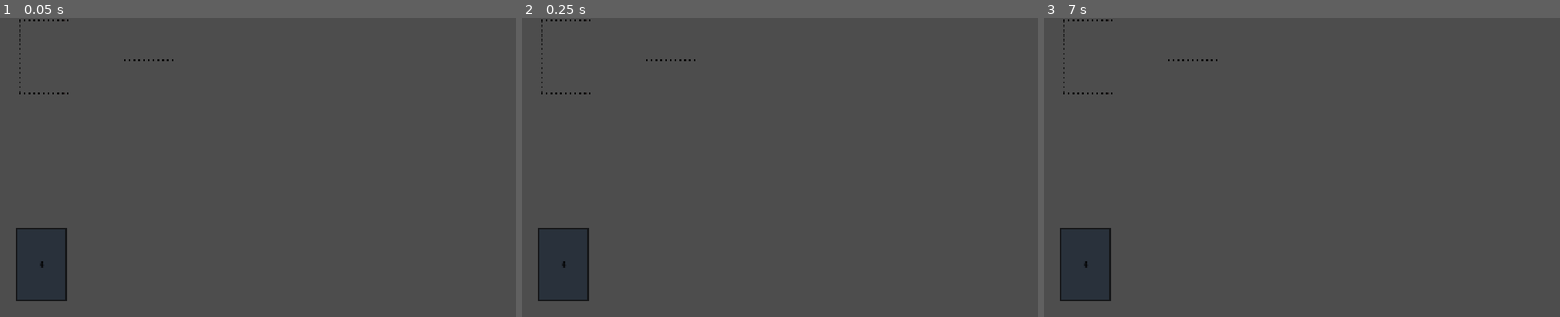
Above: before the commit, frames 1-3 (left to right).
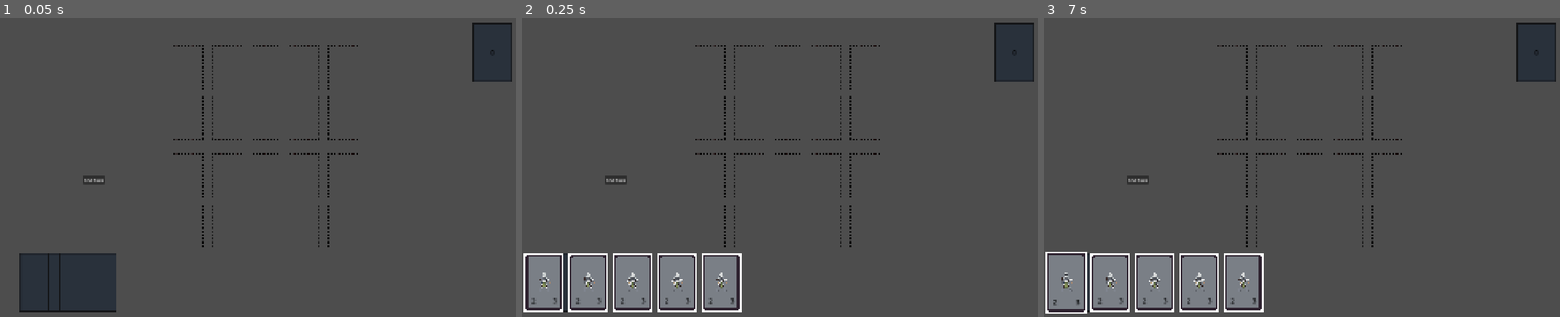
Above: after the commit, the same moments.

Repository: TNHydra01/Card-It-Up
Game: Godot game, scene res://Scenes/main.tscn
Same seed, same stepped clock (60 frames per second), same inputs: the game is played once before the commit and once after it.
Inputs (mouse positions are in pixels of both pictures, inside the frame that each line leads up to):
- Up to frame 1 (0.05 s): no input
- Up to frame 2 (0.25 s): no input
- Up to frame 3 (7 s): click (1136, 179) at 0.5 s, where only the run after the commit has a clickable "End Turn"; click (1136, 179) at 1.25 s, where only the run after the commit has a clickable "End Turn"; click (1136, 179) at 2 s, where only the run after the commit has a clickable "End Turn"; tap Enter at 2.75, 4.25, 5.75 s; move the mouse to (1281, 227) at 2.77 s; click (1281, 227) at 2.92 s; tap Space at 3.5, 5, 6.5 s; drag from (1467, 212) to (1090, 56) at 3.52 s; move the mouse to (1152, 122) at 4.27 s; click (1152, 122) at 4.42 s; drag from (1338, 167) to (1193, 95) at 5.02 s; move the mouse to (1229, 92) at 5.77 s; click (1229, 92) at 5.92 s; drag from (1425, 152) to (1085, 263) at 6.52 s

The runs differ from the first frame. In frame 1, 5.8% of the frame differs, in the area x 3-100%, y 0-99%; in frame 2, 11%; in frame 3, 11%, in the area x 0-100%, y 0-99%.

Commit message:
initial commit
reorganized the field, added the opponent card slots, magic card slots, monster card slots, and starting hand

Diff:
--- a/Scenes/card.tscn
+++ b/Scenes/card.tscn
@@ -165,7 +165,8 @@
 }
 
 [node name="Card" type="Node2D" unique_id=1248595082]
-position = Vector2(150, 890)
+position = Vector2(140, 955)
+scale = Vector2(0.8, 0.8)
 script = ExtResource("1_wf8id")
 
 [node name="CardImageBack" type="Sprite2D" parent="." unique_id=1351114281]
--- a/Scenes/card_slot.tscn
+++ b/Scenes/cardslot.tscn
@@ -1,6 +1,6 @@
 [gd_scene format=3 uid="uid://cff1f5k3vh4js"]
 
-[ext_resource type="Script" uid="uid://c0ph68df2l4ih" path="res://Scripts/card_slot.gd" id="1_dd0t8"]
+[ext_resource type="Script" uid="uid://c0ph68df2l4ih" path="res://Scripts/monster_cardslot.gd" id="1_dd0t8"]
 [ext_resource type="Texture2D" uid="uid://7eojvpawl104" path="res://Assets/CardSlot.png" id="2_nfi2q"]
 
 [sub_resource type="RectangleShape2D" id="RectangleShape2D_cwbch"]
--- /dev/null
+++ b/Scenes/enemy_cardslot.tscn
@@ -0,0 +1,12 @@
+[gd_scene format=3 uid="uid://ck5sm8pk1xjhx"]
+
+[ext_resource type="Script" uid="uid://c0ph68df2l4ih" path="res://Scripts/monster_cardslot.gd" id="1_3wu73"]
+[ext_resource type="Texture2D" uid="uid://7eojvpawl104" path="res://Assets/CardSlot.png" id="2_aducj"]
+
+[node name="CardSlot" type="Node2D" unique_id=24172092]
+script = ExtResource("1_3wu73")
+
+[node name="CardSlotImage" type="Sprite2D" parent="." unique_id=1460092922]
+texture_filter = 1
+position = Vector2(1.1920929e-07, -2.3841858e-07)
+texture = ExtResource("2_aducj")
--- a/Scenes/main.tscn
+++ b/Scenes/main.tscn
@@ -2,7 +2,9 @@
 
 [ext_resource type="Script" uid="uid://d1phvqegcp27v" path="res://Scripts/card_manager.gd" id="1_0xm2m"]
 [ext_resource type="Script" uid="uid://ce5aq5djay6ue" path="res://Scripts/player_hand.gd" id="3_1bvp3"]
-[ext_resource type="PackedScene" uid="uid://cff1f5k3vh4js" path="res://Scenes/card_slot.tscn" id="3_h2yge"]
+[ext_resource type="Script" uid="uid://cme7r5587nh5p" path="res://Scripts/magic_cardslot.gd" id="3_6bp64"]
+[ext_resource type="PackedScene" uid="uid://cff1f5k3vh4js" path="res://Scenes/cardslot.tscn" id="3_h2yge"]
+[ext_resource type="PackedScene" uid="uid://ck5sm8pk1xjhx" path="res://Scenes/enemy_cardslot.tscn" id="4_344ge"]
 [ext_resource type="Script" uid="uid://dasid3n62eoy0" path="res://Scripts/deck.gd" id="4_kry3j"]
 [ext_resource type="Texture2D" uid="uid://fmjcqe74viuj" path="res://Assets/Deck.png" id="5_21xkr"]
 [ext_resource type="Script" uid="uid://b3snbpx36pgos" path="res://Scripts/input_manager.gd" id="6_21xkr"]
@@ -15,17 +17,109 @@
 [node name="CardManager" type="Node2D" parent="." unique_id=1842617355]
 script = ExtResource("1_0xm2m")
 
-[node name="CardSlot" parent="." unique_id=24172092 instance=ExtResource("3_h2yge")]
-position = Vector2(159, 141)
+[node name="CardSlots" type="Node2D" parent="." unique_id=1360367491]
 
-[node name="CardSlot2" parent="." unique_id=824569768 instance=ExtResource("3_h2yge")]
-position = Vector2(538, 283)
+[node name="CardSlot" parent="CardSlots" unique_id=24172092 instance=ExtResource("3_h2yge")]
+z_index = -3
+position = Vector2(960, 750)
+scale = Vector2(0.6, 0.6)
+script = ExtResource("3_6bp64")
+
+[node name="CardSlot2" parent="CardSlots" unique_id=824569768 instance=ExtResource("3_h2yge")]
+z_index = -3
+position = Vector2(820, 750)
+scale = Vector2(0.6, 0.6)
+script = ExtResource("3_6bp64")
+
+[node name="CardSlot3" parent="CardSlots" unique_id=1031318421 instance=ExtResource("3_h2yge")]
+z_index = -3
+position = Vector2(680, 750)
+scale = Vector2(0.6, 0.6)
+script = ExtResource("3_6bp64")
+
+[node name="CardSlot4" parent="CardSlots" unique_id=1666236511 instance=ExtResource("3_h2yge")]
+z_index = -3
+position = Vector2(1100, 750)
+scale = Vector2(0.6, 0.6)
+script = ExtResource("3_6bp64")
+
+[node name="CardSlot5" parent="CardSlots" unique_id=949526039 instance=ExtResource("3_h2yge")]
+z_index = -3
+position = Vector2(1240, 750)
+scale = Vector2(0.6, 0.6)
+script = ExtResource("3_6bp64")
+
+[node name="CardSlot6" parent="CardSlots" unique_id=1986443134 instance=ExtResource("3_h2yge")]
+z_index = -3
+position = Vector2(960, 570)
+scale = Vector2(0.6, 0.6)
+
+[node name="CardSlot7" parent="CardSlots" unique_id=1027618335 instance=ExtResource("3_h2yge")]
+z_index = -3
+position = Vector2(820, 570)
+scale = Vector2(0.6, 0.6)
+
+[node name="CardSlot8" parent="CardSlots" unique_id=795876056 instance=ExtResource("3_h2yge")]
+z_index = -3
+position = Vector2(680, 570)
+scale = Vector2(0.6, 0.6)
+
+[node name="CardSlot9" parent="CardSlots" unique_id=1587318478 instance=ExtResource("3_h2yge")]
+z_index = -3
+position = Vector2(1100, 570)
+scale = Vector2(0.6, 0.6)
+
+[node name="CardSlot10" parent="CardSlots" unique_id=339352356 instance=ExtResource("3_h2yge")]
+z_index = -3
+position = Vector2(1240, 570)
+scale = Vector2(0.6, 0.6)
+
+[node name="EnemyCardSlot" parent="CardSlots" unique_id=1991395847 instance=ExtResource("4_344ge")]
+position = Vector2(960, 360)
+scale = Vector2(0.6, 0.6)
+
+[node name="EnemyCardSlot2" parent="CardSlots" unique_id=2051036019 instance=ExtResource("4_344ge")]
+position = Vector2(820, 360)
+scale = Vector2(0.6, 0.6)
+
+[node name="EnemyCardSlot3" parent="CardSlots" unique_id=1143631247 instance=ExtResource("4_344ge")]
+position = Vector2(680, 360)
+scale = Vector2(0.6, 0.6)
+
+[node name="EnemyCardSlot4" parent="CardSlots" unique_id=1203261362 instance=ExtResource("4_344ge")]
+position = Vector2(1100, 360)
+scale = Vector2(0.6, 0.6)
+
+[node name="EnemyCardSlot5" parent="CardSlots" unique_id=890981342 instance=ExtResource("4_344ge")]
+position = Vector2(1240, 360)
+scale = Vector2(0.6, 0.6)
+
+[node name="EnemyCardSlot6" parent="CardSlots" unique_id=383394044 instance=ExtResource("4_344ge")]
+position = Vector2(960, 180)
+scale = Vector2(0.6, 0.6)
+
+[node name="EnemyCardSlot7" parent="CardSlots" unique_id=1376426377 instance=ExtResource("4_344ge")]
+position = Vector2(820, 180)
+scale = Vector2(0.6, 0.6)
+
+[node name="EnemyCardSlot8" parent="CardSlots" unique_id=859158433 instance=ExtResource("4_344ge")]
+position = Vector2(680, 180)
+scale = Vector2(0.6, 0.6)
+
+[node name="EnemyCardSlot9" parent="CardSlots" unique_id=854540455 instance=ExtResource("4_344ge")]
+position = Vector2(1100, 180)
+scale = Vector2(0.6, 0.6)
+
+[node name="EnemyCardSlot10" parent="CardSlots" unique_id=625795977 instance=ExtResource("4_344ge")]
+position = Vector2(1240, 180)
+scale = Vector2(0.6, 0.6)
 
 [node name="PlayerHand" type="Node2D" parent="." unique_id=1752709561]
 script = ExtResource("3_1bvp3")
 
 [node name="Deck" type="Node2D" parent="." unique_id=1009127623]
-position = Vector2(150, 890)
+position = Vector2(140, 955)
+scale = Vector2(0.8, 0.8)
 script = ExtResource("4_kry3j")
 
 [node name="Sprite2D" type="Sprite2D" parent="Deck" unique_id=865211292]
@@ -51,3 +145,30 @@
 
 [node name="InputManager" type="Node2D" parent="." unique_id=710476070]
 script = ExtResource("6_21xkr")
+
+[node name="EndTurnButton" type="Button" parent="." unique_id=631740194]
+offset_left = 300.0
+offset_top = 570.0
+offset_right = 378.0
+offset_bottom = 601.0
+text = "End Turn"
+
+[node name="OpponentDeck" type="Node2D" parent="." unique_id=337585706]
+
+[node name="Deck" type="Node2D" parent="OpponentDeck" unique_id=297763694]
+position = Vector2(1780, 125)
+scale = Vector2(0.8, 0.8)
+
+[node name="Sprite2D" type="Sprite2D" parent="OpponentDeck/Deck" unique_id=591315607]
+z_index = -2
+texture = ExtResource("5_21xkr")
+
+[node name="RichTextLabel" type="RichTextLabel" parent="OpponentDeck/Deck" unique_id=144933395]
+modulate = Color(0, 0, 0, 1)
+z_index = -2
+offset_left = -9.0
+offset_top = -24.0
+offset_right = 31.0
+offset_bottom = 16.0
+scale = Vector2(2, 2)
+text = "0"
--- a/Scripts/card.gd
+++ b/Scripts/card.gd
@@ -6,6 +6,8 @@
 
 # -- Variables --
 var starting_position
+var card_slot_card_is_in
+var card_type
 
 # Called when the node enters the scene tree for the first time.
 func _ready() -> void:
--- a/Scripts/card_database.gd
+++ b/Scripts/card_database.gd
@@ -1,6 +1,6 @@
 # -- Constant --
-const CARDS = { # Attack, Health
-	"Knight" : [2, 3],
-	"Archer" : [1, 1],
-	"FlameDemon" : [5, 7]
+const CARDS = { # Attack, Health, Card type
+	"Knight" : [2, 3, "Monster"],
+	"Archer" : [1, 1, "Monster"],
+	"FlameDemon" : [5, 7, "Monster"]
 }
--- a/Scripts/card_manager.gd
+++ b/Scripts/card_manager.gd
@@ -5,13 +5,16 @@
 const COLLISION_MASK_CARD = 1
 const COLLISION_MASK_CARD_SLOT = 2
 const DEFAULT_CARD_MOVE_SPEED = 0.1
-
+const DEFAULT_CARD_SCALE = 0.8
+const CARD_BIGGER_SCALE = 0.85
+const CARD_SMALLER_SCALE = 0.6
 
 # -- Variables --
 var screen_size
 var card_being_dragged
 var is_hovering_on_card
 var player_hand_reference
+var played_monster_card_this_turn = false
 
 
 # Called when the node enters the scene tree for the first time.
@@ -31,18 +34,27 @@
 
 func start_drag(card):
 	card_being_dragged = card
-	card.scale = Vector2(1, 1)
+	card.scale = Vector2(DEFAULT_CARD_SCALE, DEFAULT_CARD_SCALE)
 
 func finish_drag():
-	card_being_dragged.scale = Vector2(1.05, 1.05)
+	card_being_dragged.scale = Vector2(CARD_BIGGER_SCALE, CARD_BIGGER_SCALE)
 	var card_slot_found = raycast_check_for_card_slot()
 	if card_slot_found and not card_slot_found.card_in_slot:
-		# Card dropped in an empty card slot
-		card_being_dragged.position = card_slot_found.position
-		card_being_dragged.get_node("Area2D/CollisionShape2D").disabled = true
-		card_slot_found.card_in_slot = true
-	else:
-		player_hand_reference.add_card_to_hand(card_being_dragged, DEFAULT_CARD_MOVE_SPEED)
+		if !played_monster_card_this_turn:
+			# If the card can be placed in this slot
+			if card_being_dragged.card_type == card_slot_found.card_slot_type:
+			# Card dropped in empty card slot
+				card_being_dragged.scale = Vector2(CARD_SMALLER_SCALE, CARD_SMALLER_SCALE)
+				card_being_dragged.z_index = -1
+				is_hovering_on_card = false
+				card_being_dragged.card_slot_card_is_in = card_slot_found
+				player_hand_reference.remove_card_from_hand(card_being_dragged)
+				card_being_dragged.position = card_slot_found.position
+				card_being_dragged.get_node("Area2D/CollisionShape2D").disabled = true
+				card_slot_found.card_in_slot = true
+				card_being_dragged = null
+				return
+	player_hand_reference.add_card_to_hand(card_being_dragged, DEFAULT_CARD_MOVE_SPEED)
 	card_being_dragged = null
 
 
@@ -64,7 +76,9 @@
 
 
 func on_hovered_off_card(card):
-	if !card_being_dragged:
+	# Check if card is NOT in a card slot AND NOT being dragged
+	if !card.card_slot_card_is_in && !card_being_dragged:
+		# if not dragging
 		highlight_card(card, false)
 		# Check if hovered off card straight on to another card
 		var new_card_hovered = raycast_check_for_card()
@@ -77,10 +91,10 @@
 # Gives the card hover effect
 func highlight_card(card, hovered):
 	if hovered:
-		card.scale = Vector2(1.05, 1.05)
+		card.scale = Vector2(CARD_BIGGER_SCALE, CARD_BIGGER_SCALE)
 		card.z_index = 2
 	else:
-		card.scale = Vector2(1, 1)
+		card.scale = Vector2(DEFAULT_CARD_SCALE, DEFAULT_CARD_SCALE )
 		card.z_index = 1
 
 
--- a/Scripts/deck.gd
+++ b/Scripts/deck.gd
@@ -3,19 +3,28 @@
 # -- Constants --
 const CARD_SCENE_PATH = "res://Scenes/card.tscn"
 const CARD_DRAW_SPEED = 0.2
+const STARTING_HAND_SIZE = 5
 
 # -- Variables --
-var player_deck = ["Knight", "Archer", "FlameDemon", "Knight"]
+var player_deck = ["Knight", "Archer", "FlameDemon", "Knight", "Knight","Knight","Knight" ,"Knight"]
 var card_database_reference
+var drawn_card_this_turn = false
 
 # Called when the node enters the scene tree for the first time.
 func _ready() -> void:
 	player_deck.shuffle()
 	$RichTextLabel.text = str(player_deck.size())
 	card_database_reference = preload("res://Scripts/card_database.gd")
-
+	for i in range(STARTING_HAND_SIZE):
+		draw_card()
+		drawn_card_this_turn = false
+	drawn_card_this_turn = true
 
 func draw_card():
+	if drawn_card_this_turn:
+		return
+
+	drawn_card_this_turn = true
 	var card_drawn_name = player_deck[0]
 	player_deck.erase(card_drawn_name)
 
@@ -31,6 +40,7 @@
 	new_card.get_node("CardImage").texture = load(card_image_path)
 	new_card.get_node("Attack").text = str(card_database_reference.CARDS[card_drawn_name][0])
 	new_card.get_node("Health").text = str(card_database_reference.CARDS[card_drawn_name][1])
+	new_card.card_type = card_database_reference.CARDS[card_drawn_name][2]
 	$"../CardManager".add_child(new_card)
 	new_card.name = "Card"
 	$"../PlayerHand".add_card_to_hand(new_card, CARD_DRAW_SPEED)
--- a/Scripts/card_slot.gd
+++ b/Scripts/magic_cardslot.gd
@@ -2,3 +2,4 @@
 
 # -- Variables --
 var card_in_slot = false
+var card_slot_type = "Magic"
--- /dev/null
+++ b/Scripts/monster_cardslot.gd
@@ -0,0 +1,5 @@
+extends Node2D
+
+# -- Variables --
+var card_in_slot = false
+var card_slot_type = "Monster"
--- a/Scripts/player_hand.gd
+++ b/Scripts/player_hand.gd
@@ -1,8 +1,8 @@
 extends Node2D
 
 # -- Constants --
-const CARD_WIDTH = 200
-const HAND_Y_POSITION = 890
+const CARD_WIDTH = 160
+const HAND_Y_POSITION = 955
 const DEFAULT_CARD_MOVE_SPEED = 0.1
 
 # -- Variables --
--- a/project.godot
+++ b/project.godot
@@ -19,6 +19,7 @@
 
 window/size/viewport_width=1920
 window/size/viewport_height=1080
+window/size/mode=3
 window/stretch/mode="canvas_items"
 window/stretch/aspect="expand"
 window/vsync/vsync_mode=0
Not shown, added: Scripts/magic_cardslot.gd.uid
Renamed: Scripts/card_slot.gd.uid -> Scripts/monster_cardslot.gd.uid
